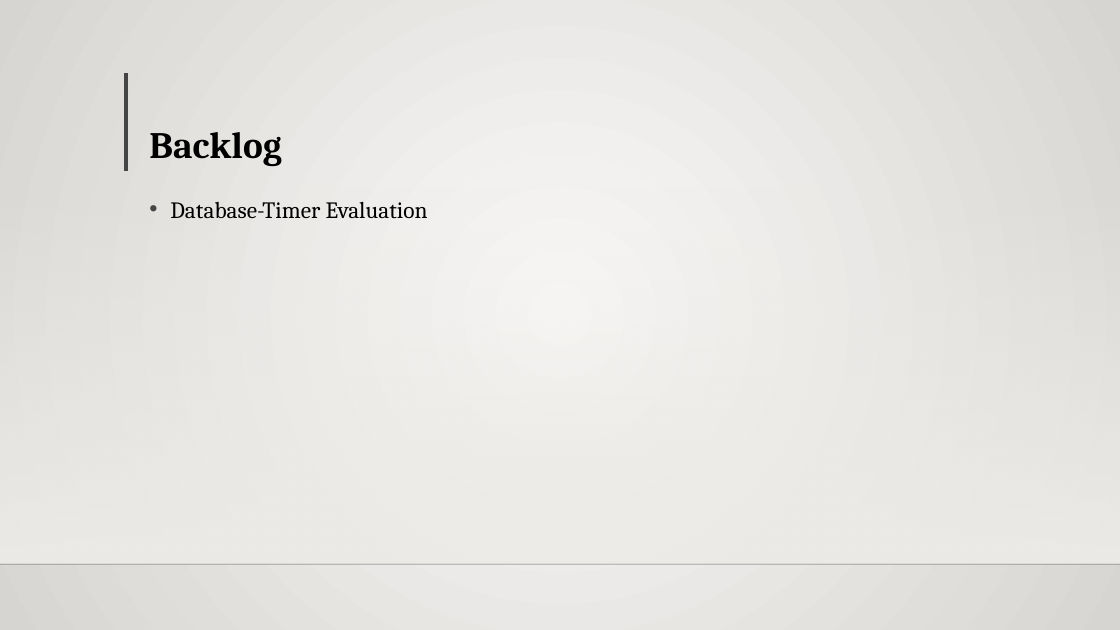
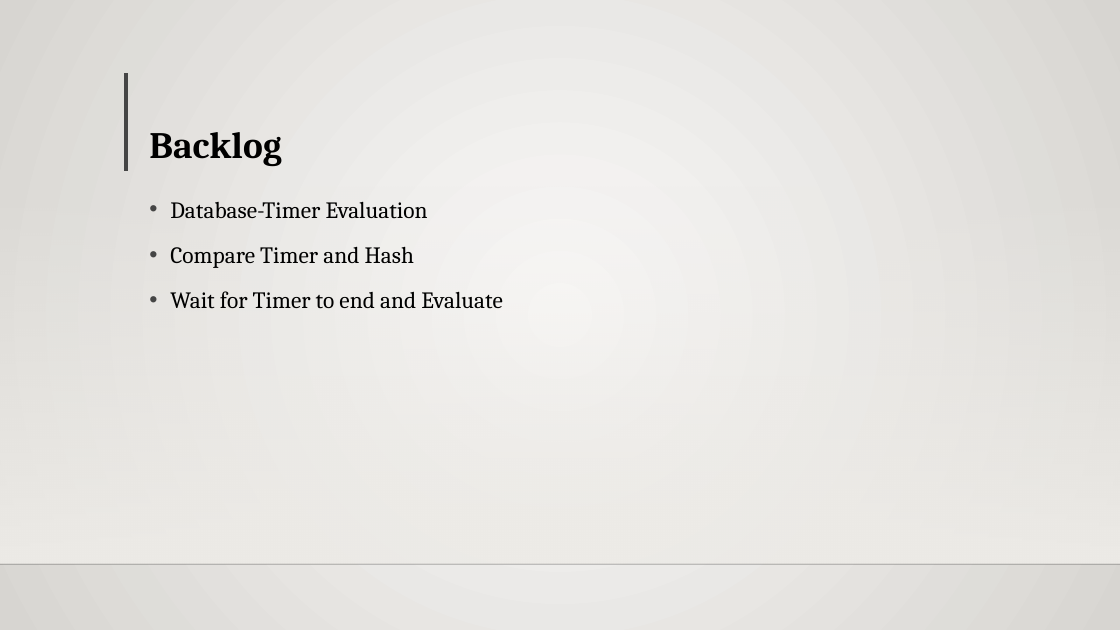
Before and after one commit to StewartSteven/Attend-In, a slide deck: slide 5 of ATTEND-IN_Sprint_3.pptx. Drawn at 1120x630 pixels with LibreOffice and Linux fonts; fonts in the diff are those of the drawing; background and template pictures are left out. Boxes give left, top, right and bottom in pixels: in the first picture for what was removed or moved away, otherwise in the second. Text is boxed around its words. In the diff, an @@ line names an element or a change of style, - is before the commit and + after.

```diff
--- a/ATTEND-IN_Sprint_3.pptx
+++ b/ATTEND-IN_Sprint_3.pptx
@@ text at [170, 247, 502, 309]: paragraphs added @@
+• Compare Timer and Hash
+• Wait for Timer to end and Evaluate
```
Also in this commit, not shown: 1 other slide changed.
